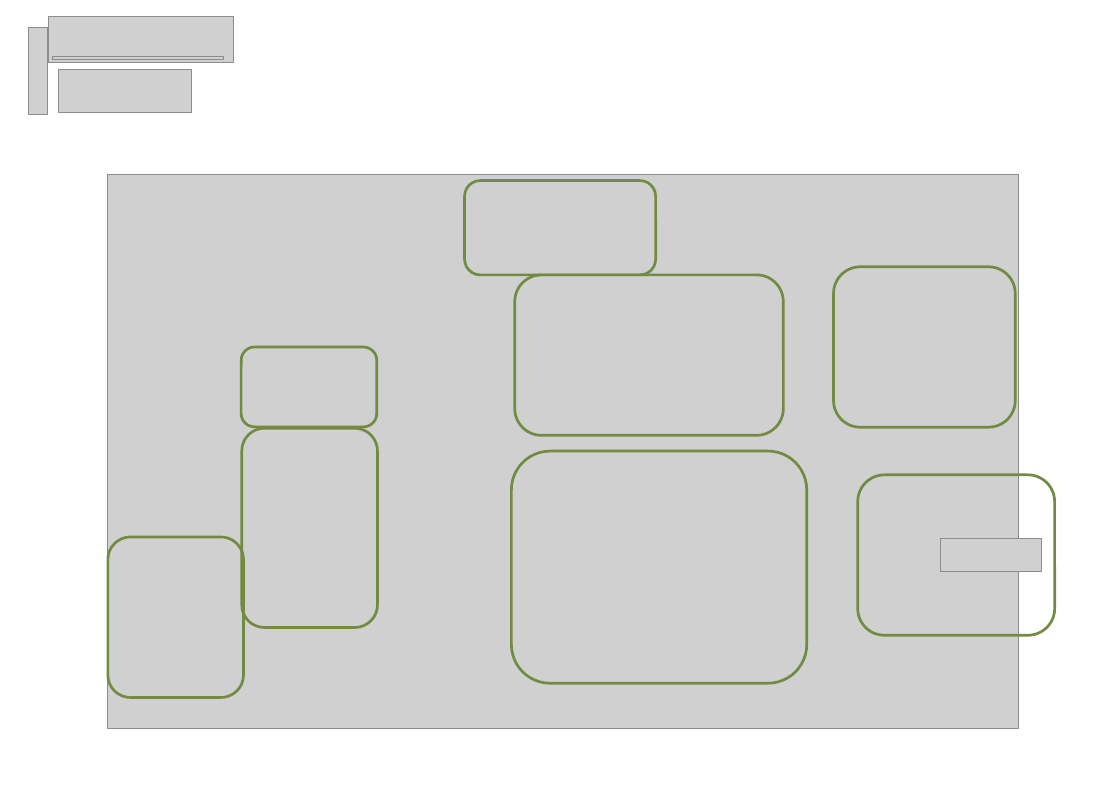
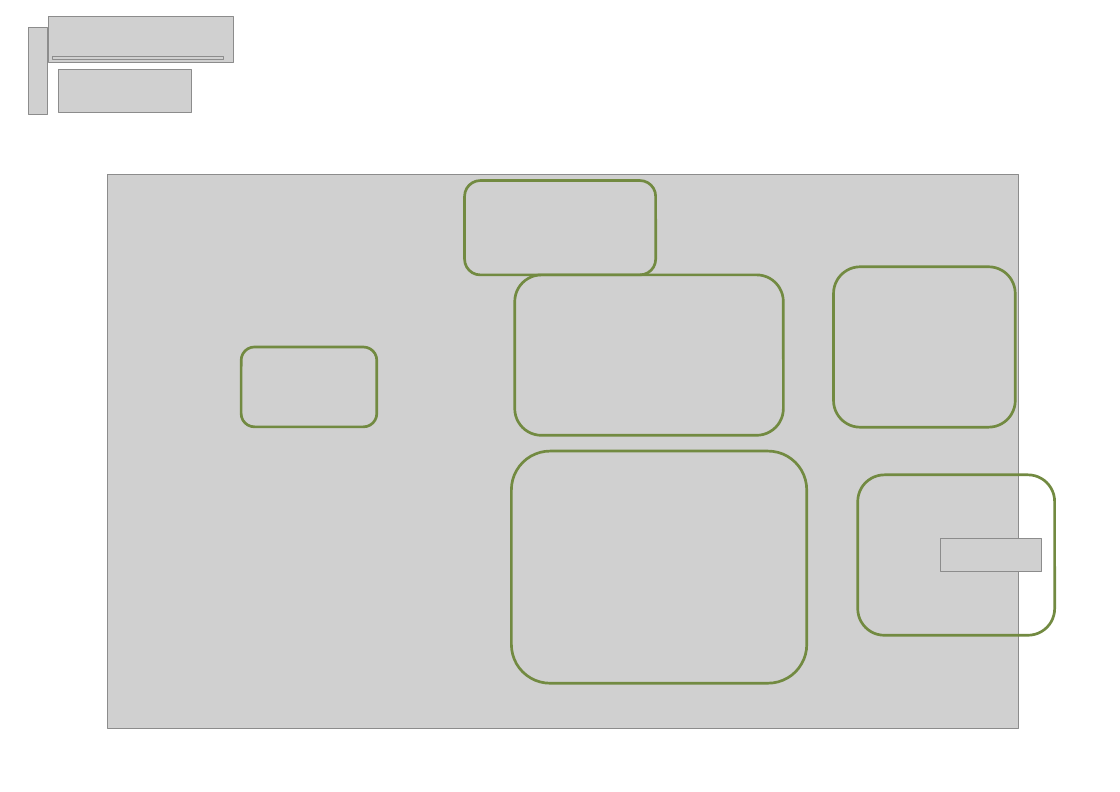
Before and after one commit to hyojhand/OnSikGo, a slide deck: slide 26 of 기획/발표자료/온식고_PPT_최종.pptx (slide 25 before the commit). Drawn at 1120x792 pixels with LibreOffice and Linux fonts; fonts in the diff are those of the drawing; grey boxes stand for pictures. Boxes give left, top, right and bottom in pixels: in the first picture for what was removed or moved away, otherwise in the second. Text is boxed around its words. In the diff, an @@ line names an element or a change of style, - is before the commit and + after.

Commit message:
modify presentation

```diff
--- a/기획/발표자료/온식고_PPT_최종.pptx
+++ b/기획/발표자료/온식고_PPT_최종.pptx
@@ rounded rectangle removed at [242,428,378,627] @@
@@ rounded rectangle removed at [108,537,244,698] @@
```
Also in this commit, not shown: 1 other slide changed, 1 slide added.
